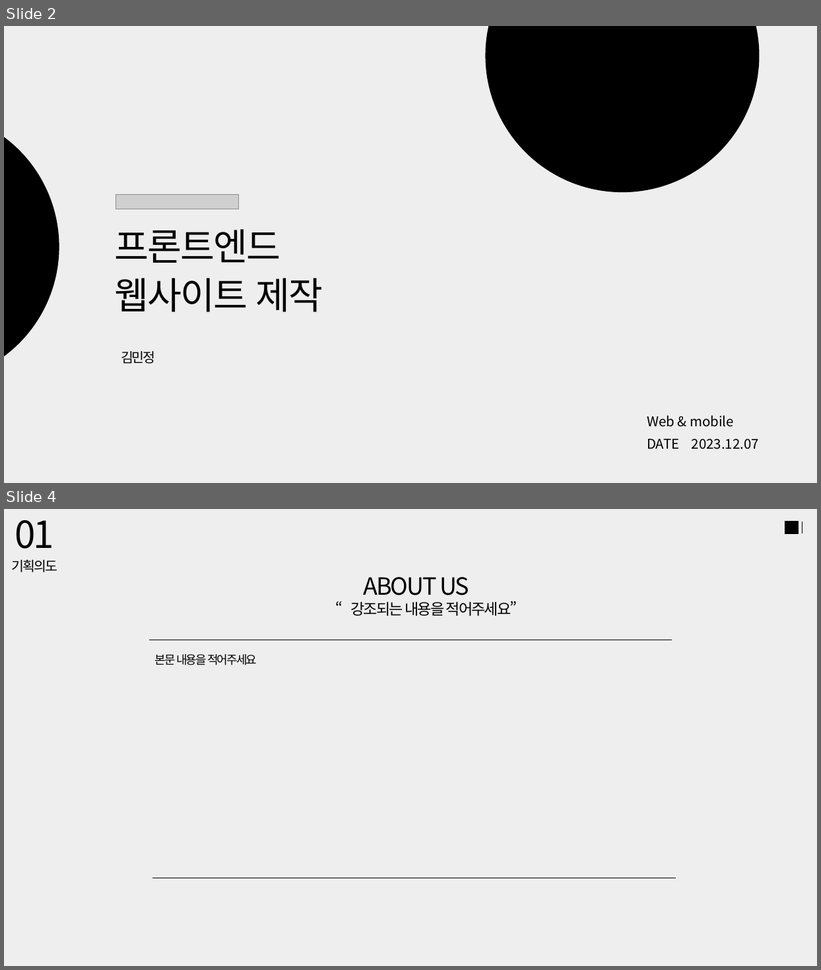
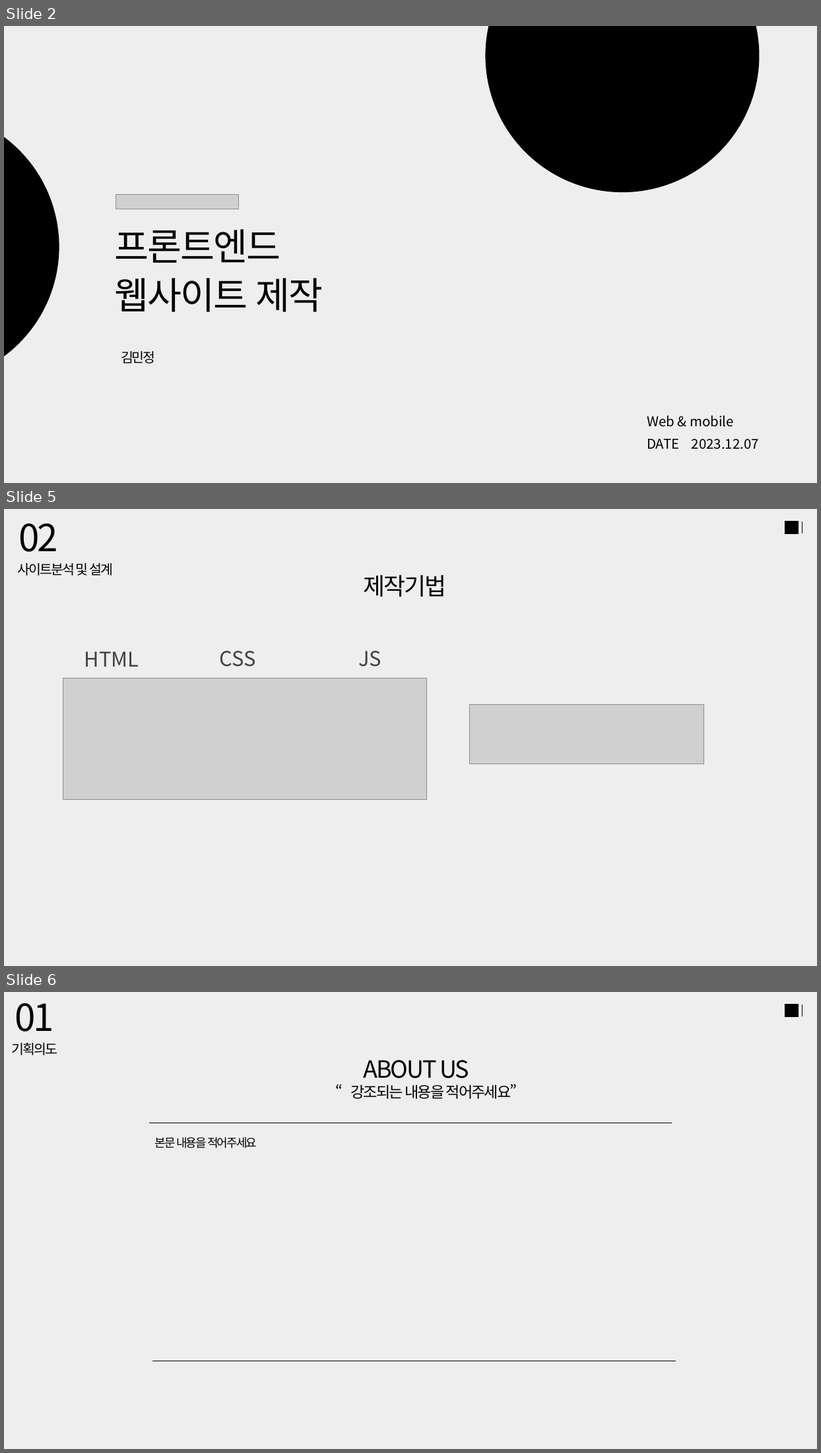
Before and after one commit to minjxx/FED-RF-2023-Project-KMJ, a slide deck: 02.converse_PJ/2차 가이드문서.pptx. Shown one above the other, each under a label of ours: slides 2 and 4 before the commit, slides 2, 5 and 6 after it; the slides between them are not shown. The pictures are 821x970 and 821x1453 pixels, drawn with LibreOffice and Linux fonts; fonts in the diff are those of the drawing; grey boxes stand for pictures. Boxes give left, top, right and bottom in pixels: in the first picture for what was removed or moved away, otherwise in the second. Text is boxed around its words. In the diff, an @@ line names an element or a change of style, - is before the commit and + after.

```diff
--- a/02.converse_PJ/2차 가이드문서.pptx
+++ b/02.converse_PJ/2차 가이드문서.pptx
@@ slide 5 added at <box>4,509,817,966</box>, background #EEEEEE @@
@@ text added at <box>19,524,58,552</box>, 44 pt, text #000000 @@
+02
@@ rectangle added at <box>785,521,798,534</box>, fill #000000, outline #000000 1 pt @@
@@ line added from (803, 533) to (803, 521), #000000 0.5 pt @@
@@ text added at <box>18,563,114,576</box>, 16 pt, text #000000 @@
+사이트분석 및 설계
@@ text added at <box>363,575,446,597</box>, 28 pt, text #000000 @@
+제작기법
@@ text added at <box>85,652,139,667</box>, 24 pt, text #404040 @@
+HTML
@@ text added at <box>220,651,256,667</box>, 24 pt, text #404040 @@
+CSS
@@ text added at <box>358,651,382,667</box>, 24 pt, text #404040 @@
+JS
@@ picture added at <box>63,678,426,799</box> @@
@@ picture added at <box>470,704,704,764</box> @@
@@ what was slide 4 is now slide 6 @@
```
Also in this commit, not shown: 1 slide changed, 1 other slide added, 2 other files.
